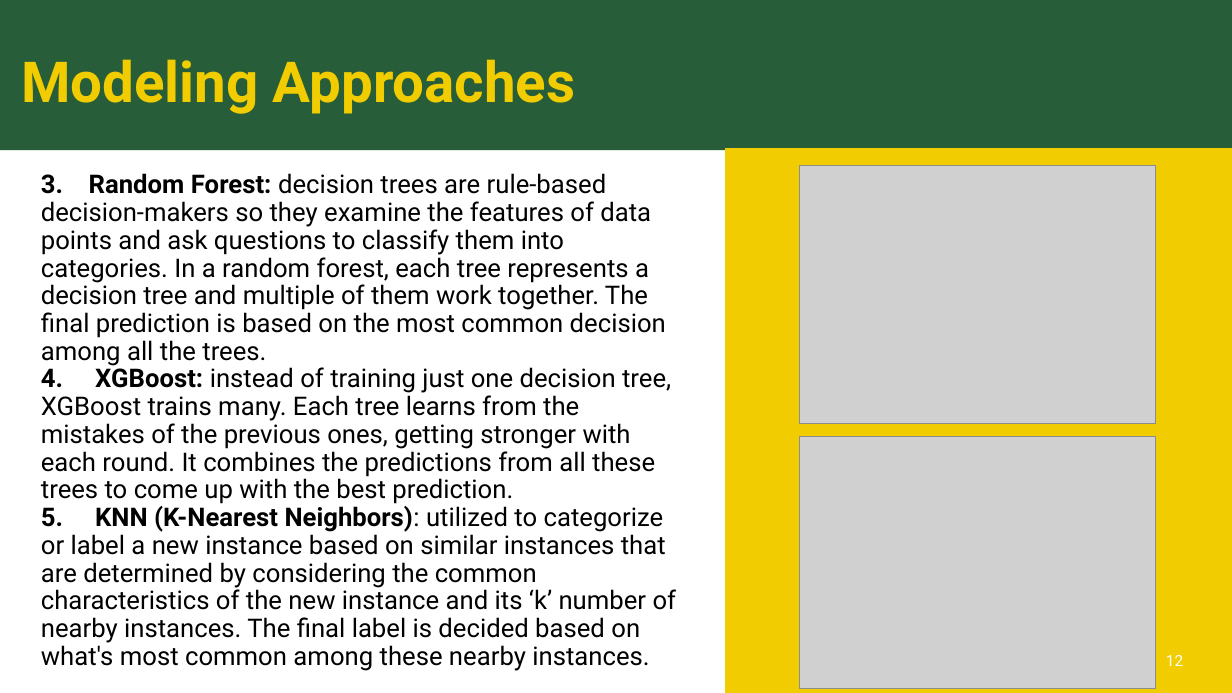
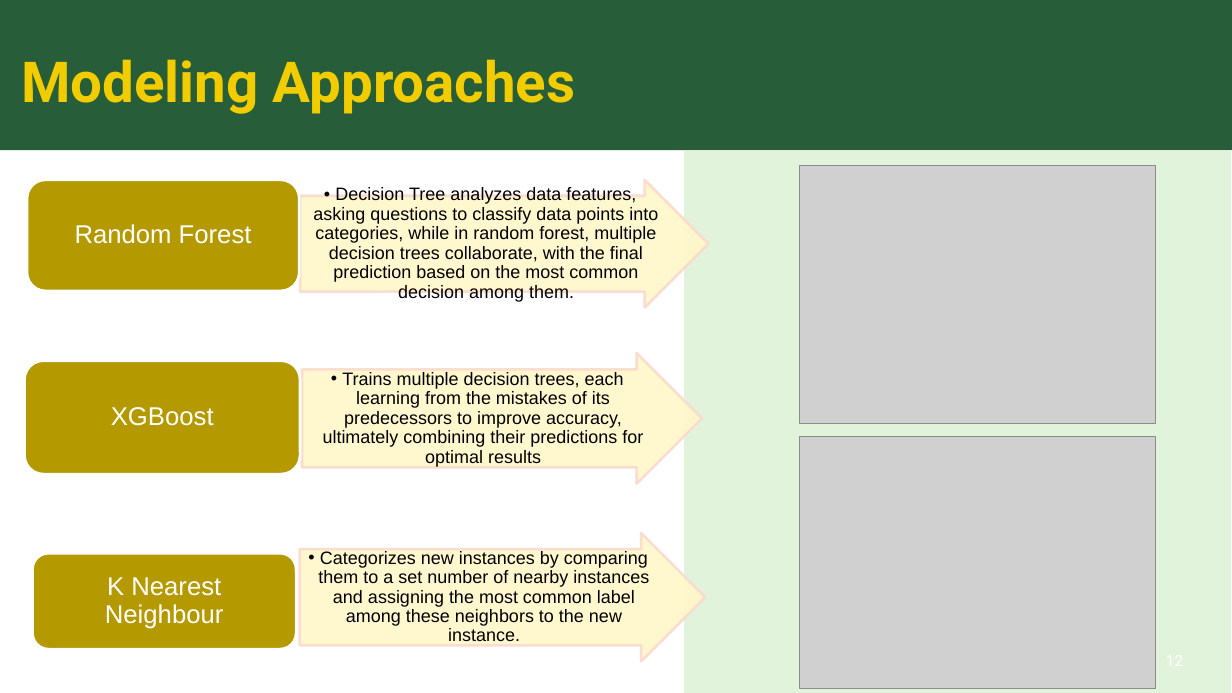
Before and after one commit to sk2003hw/Airline_Delay_and_Cancellation_Analysis, a slide deck: slide 12 of MATH 509_Project Presentation_Draft.pptx. Drawn at 1232x693 pixels with LibreOffice and Linux fonts; fonts in the diff are those of the drawing; grey boxes stand for pictures. Boxes give left, top, right and bottom in pixels: in the first picture for what was removed or moved away, otherwise in the second. Text is boxed around its words. In the diff, an @@ line names an element or a change of style, - is before the commit and + after.

```diff
--- a/MATH 509_Project Presentation_Draft.pptx
+++ b/MATH 509_Project Presentation_Draft.pptx
@@ text removed at (41,173,677,671) @@
-3. Random Forest: decision trees are rule-based decision-makers so they examine the features of data points and ask questions to classify them into categories. In a random forest, each tree represents a decision tree and multiple of them work together. The final prediction is based on the most common decision among all the trees.
-4. XGBoost: instead of training just one decision tree, XGBoost trains many. Each tree learns from the mistakes of the previous ones, getting stronger with each round. It combines the predictions from all these trees to come up with the best prediction.
-5. KNN (K-Nearest Neighbors): utilized to categorize or label a new instance based on similar instances that are determined by considering the common characteristics of the new instance and its ‘k’ number of nearby instances. The final label is decided based on what's most common among these nearby instances.
@@ freeform shape: place and size @@
-freeform shape at (725,148,1232,693)
+freeform shape at (684,152,1232,693)
@@ freeform shape at (684,152,1232,693): fill #F1CC00 to #E2F3DB @@
@@ group added at (25,180,709,662): 6 texts, 3 right arrows, 3 rounded rectangles @@
+  • Decision Tree analyzes data features, asking questions to classify data points into categories, while in random forest, multiple decision trees collaborate, with the final prediction based on the most common decision among them.
+Random Forest
+  • Trains multiple decision trees, each learning from the mistakes of its predecessors to improve accuracy, ultimately combining their predictions for optimal results
+XGBoost
+  • Categorizes new instances by comparing them to a set number of nearby instances and assigning the most common label among these neighbors to the new instance.
+K Nearest Neighbour
@@ page number removed at (1166,655,1183,666) @@
-12
```
Also in this commit, not shown: 6 other slides changed, 1 slide added.
